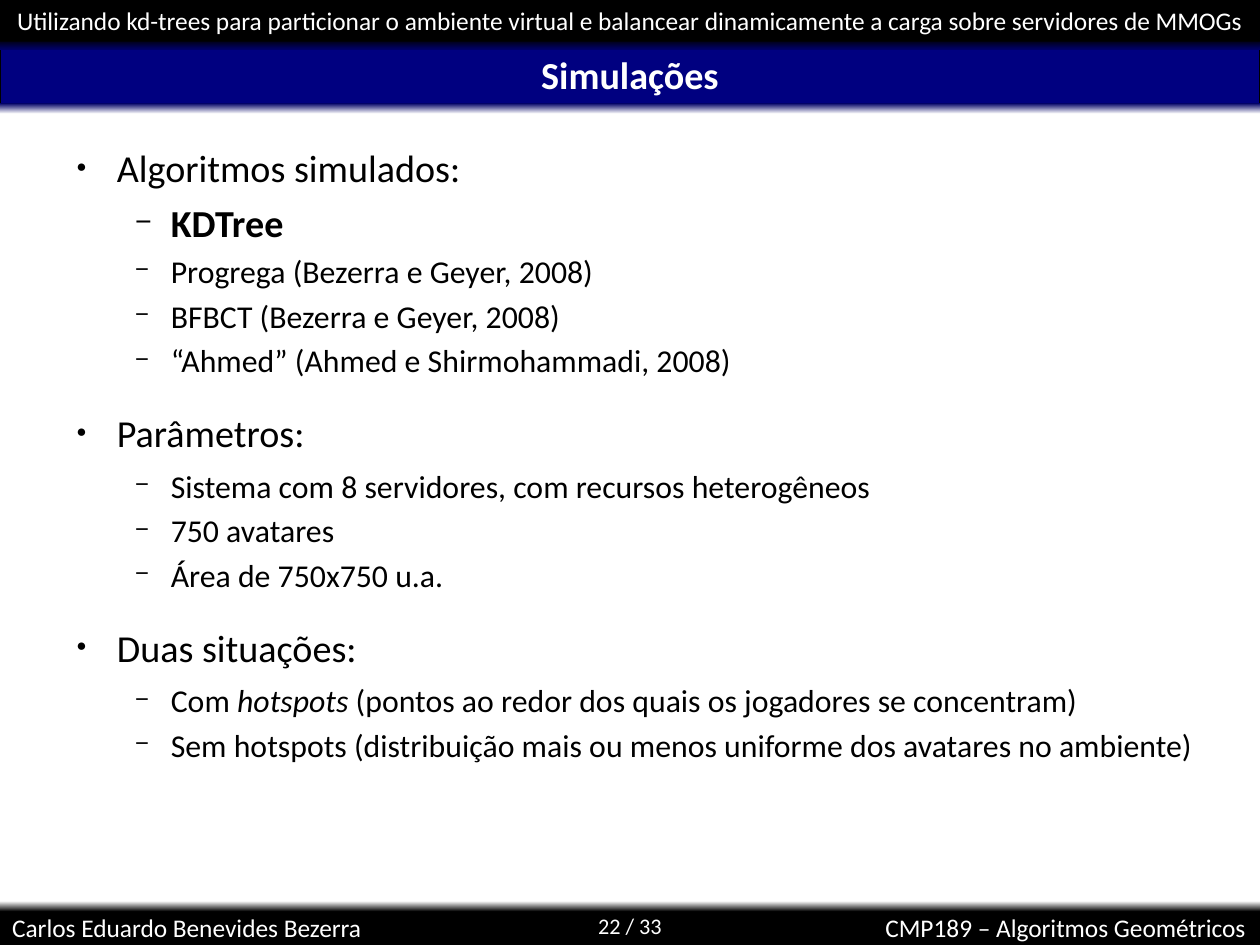
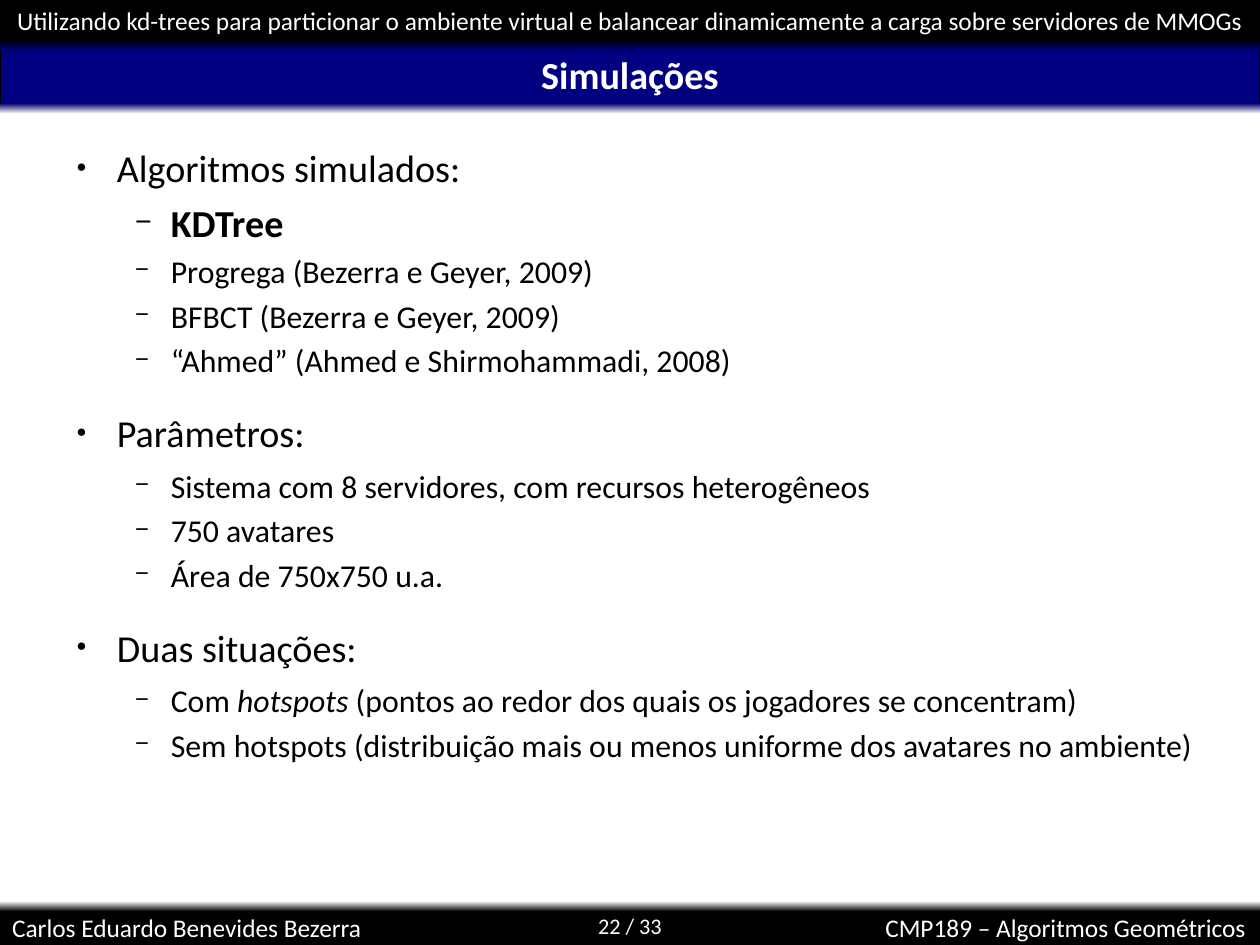
Before and after one commit to kdubezerra/kdubezerra, a slide deck: slide 22 of disciplinas/cmp189/apresentacaoTrabalhoFinal.ppt. Drawn at 1260x945 pixels with LibreOffice and Linux fonts; fonts in the diff are those of the drawing; background and template pictures are left out. Boxes give left, top, right and bottom in pixels: in the first picture for what was removed or moved away, otherwise in the second. Text is boxed around its words. In the diff, an @@ line names an element or a change of style, - is before the commit and + after.

```diff
--- a/disciplinas/cmp189/apresentacaoTrabalhoFinal.ppt
+++ b/disciplinas/cmp189/apresentacaoTrabalhoFinal.ppt
@@ text at (x1=171, y1=260, x2=593, y2=333): text changed @@
-  − Progrega (Bezerra e Geyer, 2008)
-  − BFBCT (Bezerra e Geyer, 2008)
+  − Progrega (Bezerra e Geyer, 2009)
+  − BFBCT (Bezerra e Geyer, 2009)
```
